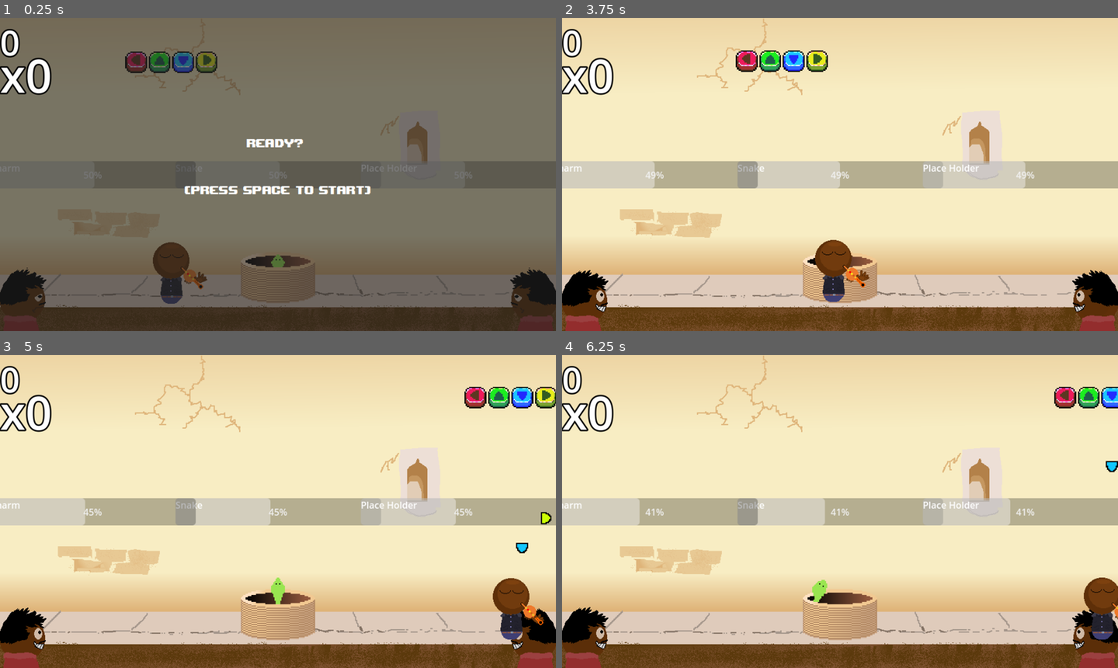
Above: before the commit, frames 1-4 (two rows, left to right).
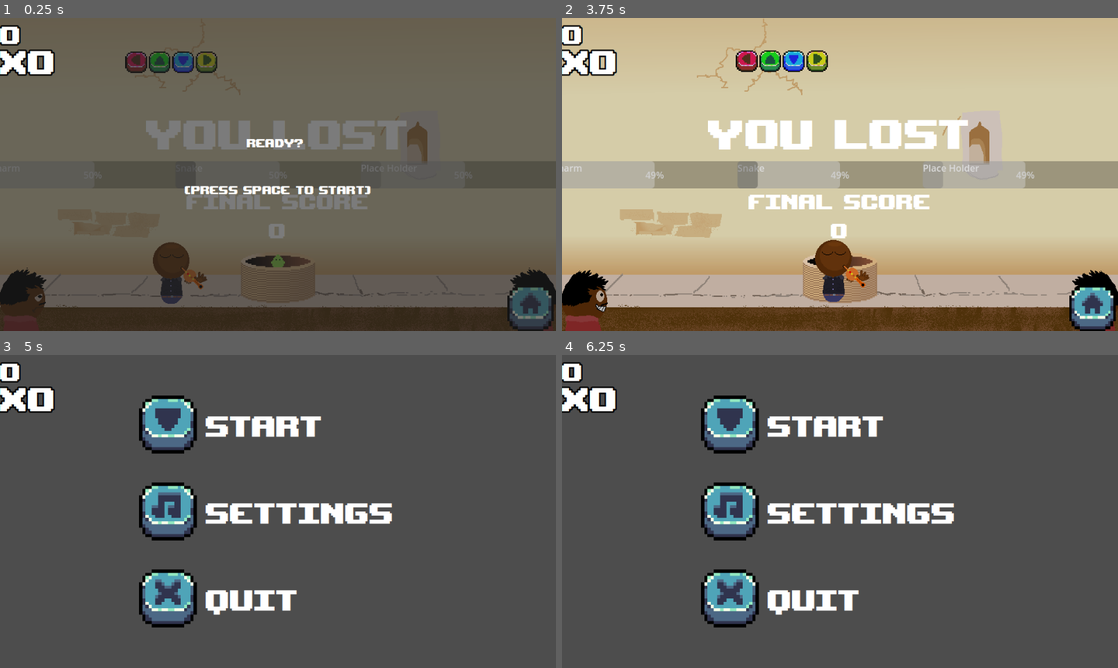
Above: after the commit, the same moments.

Repository: K0RIS/WinterMelonJam2023
Game: Godot game, scene res://assets/scenes/Levels/LevelTwo.tscn
Two runs of this game, one before a commit and one after it. Both use one fixed random seed, a clock stepped at 60 frames per second and the inputs below. This scene is started directly instead of the project's main scene. Sound files missing from this copy of the repository are replaced by a short silence.
Inputs (mouse positions are in pixels of both pictures, inside the frame that each line leads up to):
- Up to frame 1 (0.25 s): no input
- Up to frame 2 (3.75 s): tap Space (Start_Level) at 0.5, 0.6, 1.35, 2, 2.1, 2.85, 3.5, 3.6 s; hold D (move_right) 0.53-2.03 s; tap Enter (ui_accept) at 0.77, 1.25, 1.52, 2.75, 3.02 s; hold Left (left) 2.03-2.78 s; hold D (move_right) from 2.78 s (still down)
- Up to frame 3 (5 s): tap Enter (ui_accept) at 3.77 s; release D (move_right) at 4.25 s; click (528, 646) at 4.27 s
- Up to frame 4 (6.25 s): hold Left (left) 5.03-5.78 s; tap Space (Start_Level) at 5.1, 5.85 s; tap Enter (ui_accept) at 5.27 s; hold D (move_right) from 5.78 s (still down)

The runs differ from the first frame. In frame 1, 2.4% of the frame differs, in the area x 0-100%, y 2-100%; in frame 2, 89%; in frame 3, 100%; in frame 4, 100%, in the area x 0-100%, y 0-100%.

Commit message:
Snake Damage on mistake

Diff:
--- a/assets/scenes/EnvironmentalAreas.tscn
+++ b/assets/scenes/EnvironmentalAreas.tscn
@@ -23,7 +23,7 @@
 [node name="Snake" parent="Node2D/SnakeArea" instance=ExtResource("2_gsgy3")]
 position = Vector2(0, 106)
 
-[node name="SnakeMeter" type="ProgressBar" parent="Node2D/SnakeArea"]
+[node name="SnakeMeter" type="ProgressBar" parent="Node2D/SnakeArea" groups=["SnakeMeter"]]
 anchors_preset = 8
 anchor_left = 0.5
 anchor_top = 0.5
--- a/assets/scenes/LevelBase.tscn
+++ b/assets/scenes/LevelBase.tscn
@@ -1,10 +1,11 @@
-[gd_scene load_steps=11 format=3 uid="uid://d10fviu00m7jp"]
+[gd_scene load_steps=12 format=3 uid="uid://d10fviu00m7jp"]
 
 [ext_resource type="Script" path="res://assets/scripts/LevelBase.gd" id="1_02c7m"]
 [ext_resource type="PackedScene" uid="uid://bvlt82ssfcm2m" path="res://ready_up_screen.tscn" id="2_edh7w"]
 [ext_resource type="PackedScene" uid="uid://cvbr3f3sf14b3" path="res://assets/scenes/SnakeCharmer.tscn" id="3_mo7sc"]
 [ext_resource type="Texture2D" uid="uid://m8afyailm271" path="res://assets/sprites/streetBG.png" id="3_ysgir"]
 [ext_resource type="PackedScene" uid="uid://dl8tbmqlmed3s" path="res://assets/scenes/EnvironmentalAreas.tscn" id="4_05wpu"]
+[ext_resource type="PackedScene" uid="uid://cc4ymdswqj1ln" path="res://assets/scenes/LoseScreen.tscn" id="6_qypl3"]
 
 [sub_resource type="WorldBoundaryShape2D" id="WorldBoundaryShape2D_6vlu4"]
 normal = Vector2(0, 1)
@@ -24,7 +25,6 @@
 script = ExtResource("1_02c7m")
 
 [node name="ReadyUpScreen" parent="." instance=ExtResource("2_edh7w")]
-visible = true
 
 [node name="TextureRect" type="TextureRect" parent="."]
 custom_minimum_size = Vector2(960, 540)
@@ -71,6 +71,11 @@
 position = Vector2(296, 433)
 metadata/_edit_group_ = true
 
+[node name="LoseScreen" parent="." instance=ExtResource("6_qypl3")]
+visible = false
+
+[connection signal="snake_lose" from="EnvironmentalAreas" to="." method="_on_environmental_areas_snake_lose"]
+[connection signal="died" from="SnakeCharmer" to="." method="_on_snake_charmer_died"]
 [connection signal="finished" from="SnakeCharmer/Node/RhythmGame/PrincipalTrack" to="." method="_on_principal_track_finished"]
 
 [editable path="EnvironmentalAreas"]
--- a/assets/scenes/Levels/LevelTwo.tscn
+++ b/assets/scenes/Levels/LevelTwo.tscn
@@ -1,12 +1,14 @@
-[gd_scene load_steps=13 format=3 uid="uid://b8343w584wu4f"]
+[gd_scene load_steps=15 format=3 uid="uid://b8343w584wu4f"]
 
 [ext_resource type="Script" path="res://assets/scripts/LevelBase.gd" id="1_jnefg"]
 [ext_resource type="PackedScene" uid="uid://bvlt82ssfcm2m" path="res://ready_up_screen.tscn" id="2_plavf"]
 [ext_resource type="Texture2D" uid="uid://m8afyailm271" path="res://assets/sprites/streetBG.png" id="3_uj8rw"]
 [ext_resource type="PackedScene" uid="uid://dl8tbmqlmed3s" path="res://assets/scenes/EnvironmentalAreas.tscn" id="4_auyje"]
 [ext_resource type="PackedScene" uid="uid://cvbr3f3sf14b3" path="res://assets/scenes/SnakeCharmer.tscn" id="5_ukpc3"]
-[ext_resource type="AudioStream" uid="uid://f4dc2uposfq5" path="res://assets/sound/music/level_two/Level_3_Normal.mp3" id="6_c0gba"]
-[ext_resource type="AudioStream" uid="uid://byfwtxwd8ei3t" path="res://assets/sound/music/level_two/Level_3_Combo.mp3" id="7_p1slb"]
+[ext_resource type="AudioStream" uid="uid://cdw35jnjyujwg" path="res://assets/sound/music/level_two/Final_Principal.ogg" id="6_v5447"]
+[ext_resource type="AudioStream" uid="uid://bxy5wjund6ow1" path="res://assets/sound/music/level_two/Final_Ney.ogg" id="7_0d6pu"]
+[ext_resource type="AudioStream" uid="uid://becyjpwbwq2hs" path="res://assets/sound/music/level_two/Final_Combo.ogg" id="8_6y3iv"]
+[ext_resource type="PackedScene" uid="uid://cc4ymdswqj1ln" path="res://assets/scenes/LoseScreen.tscn" id="9_4xrr3"]
 
 [sub_resource type="WorldBoundaryShape2D" id="WorldBoundaryShape2D_6vlu4"]
 normal = Vector2(0, 1)
@@ -26,7 +28,6 @@
 script = ExtResource("1_jnefg")
 
 [node name="ReadyUpScreen" parent="." instance=ExtResource("2_plavf")]
-visible = true
 
 [node name="TextureRect" type="TextureRect" parent="."]
 custom_minimum_size = Vector2(960, 540)
@@ -73,14 +74,19 @@
 position = Vector2(296, 433)
 metadata/_edit_group_ = true
 
+[node name="RhythmGame" parent="SnakeCharmer/Node" index="0"]
+bpm = 165.0
+
 [node name="PrincipalTrack" parent="SnakeCharmer/Node/RhythmGame" index="0"]
-stream = ExtResource("6_c0gba")
+stream = ExtResource("6_v5447")
 
 [node name="FluteTrack" parent="SnakeCharmer/Node/RhythmGame" index="1"]
-stream = ExtResource("6_c0gba")
+stream = ExtResource("7_0d6pu")
 
 [node name="ComboTrack" parent="SnakeCharmer/Node/RhythmGame" index="2"]
-stream = ExtResource("7_p1slb")
+stream = ExtResource("8_6y3iv")
+
+[node name="LoseScreen" parent="." instance=ExtResource("9_4xrr3")]
 
 [connection signal="finished" from="SnakeCharmer/Node/RhythmGame/PrincipalTrack" to="." method="_on_principal_track_finished"]
 
--- /dev/null
+++ b/assets/scenes/LoseScreen.tscn
@@ -0,0 +1,96 @@
+[gd_scene load_steps=6 format=3 uid="uid://cc4ymdswqj1ln"]
+
+[ext_resource type="Script" path="res://assets/scripts/LoseScreen.gd" id="1_27tja"]
+[ext_resource type="Texture2D" uid="uid://dplk4kucvjwiy" path="res://assets/UiAsset/cyan_square_3.png" id="1_l1y0f"]
+[ext_resource type="Texture2D" uid="uid://b6brbbhb8byv2" path="res://assets/UiAsset/cyan_pressed_square_2.png" id="2_a10ka"]
+[ext_resource type="Theme" uid="uid://dfq23uexcywtw" path="res://assets/scenes/PixelFont.tres" id="2_bs1rf"]
+[ext_resource type="AudioStream" uid="uid://cdu5g04g7epqy" path="res://assets/sound/SoundEffects/Menu_Select.wav" id="4_crcii"]
+
+[node name="LoseScreen" type="Control"]
+layout_mode = 3
+anchors_preset = 15
+anchor_right = 1.0
+anchor_bottom = 1.0
+grow_horizontal = 2
+grow_vertical = 2
+script = ExtResource("1_27tja")
+
+[node name="ColorRect" type="ColorRect" parent="."]
+layout_mode = 1
+anchors_preset = 15
+anchor_right = 1.0
+anchor_bottom = 1.0
+grow_horizontal = 2
+grow_vertical = 2
+color = Color(0, 0, 0, 0.141176)
+
+[node name="CenterContainer" type="CenterContainer" parent="."]
+clip_contents = true
+layout_mode = 1
+anchors_preset = 15
+anchor_right = 1.0
+anchor_bottom = 1.0
+grow_horizontal = 2
+grow_vertical = 2
+
+[node name="VBoxContainer" type="VBoxContainer" parent="CenterContainer"]
+layout_mode = 2
+
+[node name="RichTextLabel" type="RichTextLabel" parent="CenterContainer/VBoxContainer"]
+layout_mode = 2
+size_flags_horizontal = 4
+size_flags_vertical = 4
+theme = ExtResource("2_bs1rf")
+theme_override_font_sizes/normal_font_size = 100
+bbcode_enabled = true
+text = "[shake rate=20.0 level=5 connected=1]You Lost[/shake]"
+fit_content = true
+autowrap_mode = 0
+
+[node name="RichTextLabel2" type="RichTextLabel" parent="CenterContainer/VBoxContainer"]
+layout_mode = 2
+size_flags_horizontal = 4
+theme = ExtResource("2_bs1rf")
+theme_override_font_sizes/normal_font_size = 50
+bbcode_enabled = true
+text = "
+Final Score"
+fit_content = true
+autowrap_mode = 0
+
+[node name="RichTextLabel3" type="RichTextLabel" parent="CenterContainer/VBoxContainer"]
+layout_mode = 2
+size_flags_horizontal = 4
+theme = ExtResource("2_bs1rf")
+theme_override_font_sizes/normal_font_size = 50
+bbcode_enabled = true
+text = "0"
+fit_content = true
+autowrap_mode = 0
+
+[node name="Back" type="TextureButton" parent="."]
+texture_filter = 1
+layout_mode = 1
+anchors_preset = 3
+anchor_left = 1.0
+anchor_top = 1.0
+anchor_right = 1.0
+anchor_bottom = 1.0
+offset_left = -84.0
+offset_top = -79.0
+offset_right = -4.0
+offset_bottom = 1.0
+grow_horizontal = 0
+grow_vertical = 0
+texture_normal = ExtResource("1_l1y0f")
+texture_pressed = ExtResource("2_a10ka")
+stretch_mode = 4
+metadata/_edit_group_ = true
+
+[node name="AudioStreamPlayer" type="AudioStreamPlayer" parent="."]
+stream = ExtResource("4_crcii")
+pitch_scale = 0.95
+bus = &"SFX"
+
+[connection signal="button_down" from="Back" to="." method="_on_back_button_down"]
+[connection signal="pressed" from="Back" to="." method="_on_back_pressed"]
--- a/assets/scenes/ScoreManager.tscn
+++ b/assets/scenes/ScoreManager.tscn
@@ -1,6 +1,7 @@
-[gd_scene load_steps=2 format=3 uid="uid://ckl11nu7q51de"]
+[gd_scene load_steps=3 format=3 uid="uid://ckl11nu7q51de"]
 
 [ext_resource type="Script" path="res://assets/scripts/ScoreManager.gd" id="1_7kqd2"]
+[ext_resource type="Theme" uid="uid://dfq23uexcywtw" path="res://assets/scenes/PixelFont.tres" id="2_gorxp"]
 
 [node name="Ui" type="CanvasLayer"]
 script = ExtResource("1_7kqd2")
@@ -15,34 +16,36 @@
 grow_horizontal = 2
 size_flags_horizontal = 4
 size_flags_vertical = 1
+theme = ExtResource("2_gorxp")
 theme_override_colors/font_outline_color = Color(0, 0, 0, 1)
 theme_override_constants/outline_size = 10
 theme_override_font_sizes/font_size = 40
 
 [node name="VBoxContainer" type="VBoxContainer" parent="."]
 custom_minimum_size = Vector2(500, 0)
-offset_right = 127.0
-offset_bottom = 55.0
-theme_override_constants/separation = -40
+offset_right = 500.0
+offset_bottom = 126.0
+theme_override_constants/separation = -17
 
 [node name="Score" type="RichTextLabel" parent="VBoxContainer"]
 layout_mode = 2
+theme = ExtResource("2_gorxp")
 theme_override_colors/font_outline_color = Color(0, 0, 0, 1)
 theme_override_constants/outline_size = 10
 theme_override_font_sizes/normal_font_size = 60
 bbcode_enabled = true
-text = "[shake rate=20.0 level=5 connected=1]0[/shake]"
 fit_content = true
 autowrap_mode = 0
 
 [node name="Combo" type="RichTextLabel" parent="VBoxContainer"]
 layout_mode = 2
+theme = ExtResource("2_gorxp")
 theme_override_colors/font_outline_color = Color(0, 0, 0, 1)
 theme_override_constants/outline_size = 10
 theme_override_font_sizes/normal_font_size = 80
 bbcode_enabled = true
-text = "[shake rate=20.0 level=5 connected=1]x0[/shake]"
 fit_content = true
+autowrap_mode = 0
 
 [node name="WrongNotePlayer" type="AudioStreamPlayer2D" parent="."]
 bus = &"SFX"
--- a/assets/scenes/Snake.tscn
+++ b/assets/scenes/Snake.tscn
@@ -1,6 +1,7 @@
-[gd_scene load_steps=205 format=3 uid="uid://br3n44tptuhlc"]
+[gd_scene load_steps=206 format=3 uid="uid://br3n44tptuhlc"]
 
 [ext_resource type="Texture2D" uid="uid://rxkkfhnfw6lp" path="res://assets/sprites/basket.png" id="1_whn1f"]
+[ext_resource type="Script" path="res://assets/scripts/Snake.gd" id="2_mgocm"]
 
 [sub_resource type="AtlasTexture" id="AtlasTexture_s6aks"]
 atlas = ExtResource("1_whn1f")
@@ -1454,10 +1455,15 @@
 "speed": 23.0
 }]
 
-[node name="Snake" type="AnimatedSprite2D"]
+[node name="Snake" type="AnimatedSprite2D" groups=["snake"]]
 scale = Vector2(2, 2)
 sprite_frames = SubResource("SpriteFrames_cv6j7")
 animation = &"2"
 autoplay = "1"
+script = ExtResource("2_mgocm")
+
+[node name="HitTimer" type="Timer" parent="."]
+wait_time = 0.25
 
 [connection signal="animation_finished" from="." to="." method="_on_animation_finished"]
+[connection signal="timeout" from="HitTimer" to="." method="_on_hit_timer_timeout"]
--- a/assets/scenes/SnakeCharmer.tscn
+++ b/assets/scenes/SnakeCharmer.tscn
@@ -368,9 +368,8 @@
 }
 autoplay = "float"
 
-[node name="HitEffect" type="AudioStreamPlayer" parent="."]
+[node name="HitEffect" type="AudioStreamPlayer2D" parent="."]
 stream = ExtResource("4_8tfmi")
-bus = &"SFX"
 
 [connection signal="area_shape_entered" from="HitBox" to="." method="_on_hit_box_area_shape_entered"]
 [connection signal="area_shape_exited" from="HitBox" to="." method="_on_hit_box_area_shape_exited"]
--- a/assets/scenes/main_menu.tscn
+++ b/assets/scenes/main_menu.tscn
@@ -410,16 +410,6 @@
 theme_override_font_sizes/font_size = 50
 text = "Level 2"
 
-[node name="Label3" type="Label" parent="Level Ui"]
-layout_mode = 2
-offset_left = 348.0
-offset_top = 340.0
-offset_right = 578.0
-offset_bottom = 409.0
-theme = ExtResource("10_hk0rq")
-theme_override_font_sizes/font_size = 50
-text = "Level 3"
-
 [node name="VBoxContainer" type="VBoxContainer" parent="Level Ui"]
 layout_mode = 1
 anchors_preset = 15
@@ -442,13 +432,6 @@
 stretch_mode = 4
 
 [node name="Level2" type="TextureButton" parent="Level Ui/VBoxContainer"]
-texture_filter = 1
-layout_mode = 2
-texture_normal = ExtResource("2_1onor")
-texture_pressed = ExtResource("3_76isd")
-stretch_mode = 4
-
-[node name="Level3" type="TextureButton" parent="Level Ui/VBoxContainer"]
 texture_filter = 1
 layout_mode = 2
 texture_normal = ExtResource("2_1onor")
@@ -472,5 +455,3 @@
 [connection signal="pressed" from="Level Ui/VBoxContainer/level1" to="Level Ui" method="_on_level_1_pressed"]
 [connection signal="button_down" from="Level Ui/VBoxContainer/Level2" to="." method="SoundEffect"]
 [connection signal="pressed" from="Level Ui/VBoxContainer/Level2" to="Level Ui" method="_on_level_2_pressed"]
-[connection signal="button_down" from="Level Ui/VBoxContainer/Level3" to="." method="SoundEffect"]
-[connection signal="pressed" from="Level Ui/VBoxContainer/Level3" to="Level Ui" method="_on_level_3_pressed"]
--- a/assets/scenes/rock.tscn
+++ b/assets/scenes/rock.tscn
@@ -1,10 +1,10 @@
 [gd_scene load_steps=4 format=3 uid="uid://b3eeq7btimrnc"]
 
 [ext_resource type="Script" path="res://assets/scripts/rock.gd" id="1_lkiy0"]
-[ext_resource type="Texture2D" uid="uid://bpfha3lprcahi" path="res://assets/sprites/rock.png" id="2_phpxs"]
+[ext_resource type="Texture2D" uid="uid://bpfha3lprcahi" path="res://assets/sprites/rock.png" id="2_ip3of"]
 
 [sub_resource type="CircleShape2D" id="CircleShape2D_fjk73"]
-radius = 18.1108
+radius = 24.0208
 
 [node name="Rock" type="Node2D"]
 script = ExtResource("1_lkiy0")
@@ -18,9 +18,7 @@
 debug_color = Color(0.611765, 0.419608, 0.862745, 0.419608)
 
 [node name="Sprite2D" type="Sprite2D" parent="."]
-position = Vector2(0, 2)
-scale = Vector2(0.75, 0.75)
-texture = ExtResource("2_phpxs")
+texture = ExtResource("2_ip3of")
 
 [node name="Timer" type="Timer" parent="."]
 wait_time = 4.0
--- a/assets/scripts/EnvironmentalAreas.gd
+++ b/assets/scripts/EnvironmentalAreas.gd
@@ -9,8 +9,10 @@
 
 @onready var snake = $Node2D/SnakeArea/Snake
 
+signal snake_lose
+
 func _on_snake_meter_bar_empty():
-	pass # Replace with function body.
+	emit_signal("snake_lose")
 
 
 func _on_charm_meter_bar_empty():
--- a/assets/scripts/Level Ui.gd
+++ b/assets/scripts/Level Ui.gd
@@ -16,7 +16,7 @@
 
 
 func _on_level_2_pressed():
-	pass # Replace with function body.
+	get_tree().change_scene_to_file("res://assets/scenes/Levels/LevelTwo.tscn")
 
 
 func _on_level_3_pressed():
--- a/assets/scripts/LevelBase.gd
+++ b/assets/scripts/LevelBase.gd
@@ -1,6 +1,7 @@
 extends Node
 
 @onready var snake_charmer = $SnakeCharmer
+@onready var lose_screen = $LoseScreen
 
 func _ready():
 	start_game()
@@ -10,3 +11,15 @@
 	ScoreManager.score.text = "0"
 	ScoreManager.combo.text = "x0"
 	snake_charmer.rhythm_game.start_track()
+
+
+
+func _on_environmental_areas_snake_lose():
+	print("snake death")
+
+
+func _on_snake_charmer_died():
+	$EnvironmentalAreas/RockThrower.StopTimer()
+	$EnvironmentalAreas/RockThrower2.StopTimer()
+	ScoreManager.visible = false
+	lose_screen.visible = true
--- /dev/null
+++ b/assets/scripts/LoseScreen.gd
@@ -0,0 +1,10 @@
+extends Control
+
+@onready var final_score = $CenterContainer/VBoxContainer/RichTextLabel3
+
+func _on_back_button_down():
+	$AudioStreamPlayer.play()
+	get_tree().change_scene_to_file("res://assets/scenes/main_menu.tscn")
+
+func _process(delta):
+	final_score.text = str(ScoreManager.current_score)
--- a/assets/scripts/Player.gd
+++ b/assets/scripts/Player.gd
@@ -62,7 +62,6 @@
 
 func  CheckHealth():
 	if CurrentHealth <= 0:
-		print("you lost due lost of health")
 		emit_signal("died")
 
 func _on_hit_timer_timeout():
--- a/assets/scripts/RhythmGame.gd
+++ b/assets/scripts/RhythmGame.gd
@@ -22,9 +22,9 @@
 signal beat
 
 func get_faster():
-	$PrincipalTrack.pitch_scale += 0.25
-	$FluteTrack.pitch_scale += 0.25
-	$ComboTrack.pitch_scale += 0.25
+	$PrincipalTrack.pitch_scale += 0.5
+	$FluteTrack.pitch_scale += 0.5
+	$ComboTrack.pitch_scale += 0.5
 	ScoreManager.speed_mult_scalar = $PrincipalTrack.pitch_scale
 
 
@@ -33,6 +33,10 @@
 	flute_track.play(start)
 	combo_track.play(start)
 
+func stop_track():
+	principal_track.stop()
+	flute_track.stop()
+	combo_track.stop()
 
 # Called when the node enters the scene tree for the first time.
 func _ready():
--- a/assets/scripts/ScoreManager.gd
+++ b/assets/scripts/ScoreManager.gd
@@ -51,12 +51,17 @@
 	AudioServer.set_bus_volume_db(bus_indices.Combo, _combo_volume_db)
 
 func break_combo():
+	for meter in get_tree().get_nodes_in_group("SnakeMeter"):
+		meter.value -= 5
+	for snake in get_tree().get_nodes_in_group("snake"):
+		snake.on_hit()
+
 	if current_combo >= 10 and _target_combo_volume_db == 0:
 		wrong_note_player.stream = WRONG_NOTE[9]
 		wrong_note_player.play()
 
 	current_combo = 0
-	combo.text = "x" + str(current_combo)
+	combo.text = str(current_combo)
 	score.text = str(current_score)
 	_target_combo_volume_db = -80
 	AudioServer.set_bus_mute(bus_indices.Ney, true)
--- /dev/null
+++ b/assets/scripts/Snake.gd
@@ -0,0 +1,11 @@
+extends AnimatedSprite2D
+
+@onready var hit_timer = $HitTimer
+
+func on_hit():
+	hit_timer.start(0.0)
+	modulate = Color(1, 0.25, 0.25)
+
+
+func _on_hit_timer_timeout():
+	modulate = Color(1, 1, 1)
--- a/ready_up_screen.tscn
+++ b/ready_up_screen.tscn
@@ -95,8 +95,8 @@
 anchors_preset = 15
 anchor_right = 1.0
 anchor_bottom = 1.0
-offset_right = 5760.0
-offset_bottom = 3143.86
+offset_right = 7680.0
+offset_bottom = 4223.86
 grow_horizontal = 2
 grow_vertical = 2
 theme = ExtResource("2_m6s3u")
Not shown, changed: assets/sound/music/Wrong/Wrong_1.wav.import
Not shown, changed: assets/sound/music/Wrong/Wrong_2.wav.import
Not shown, changed: assets/sound/music/Wrong/Wrong_3.wav.import
Not shown, changed: assets/sound/music/Wrong/Wrong_4.wav.import
Not shown, changed: assets/sound/music/Wrong/Wrong_5.wav.import
Not shown, changed: assets/sound/music/Wrong/Wrong_6.wav.import
Not shown, changed: assets/sound/music/Wrong/Wrong_7.wav.import
Not shown, changed: assets/sound/music/Wrong/Wrong_8.wav.import
Not shown, added: assets/sound/music/level_two/Final_Combo.ogg.import
Not shown, added: assets/sound/music/level_two/Final_Ney.ogg.import
Not shown, added: assets/sound/music/level_two/Final_Principal.ogg.import
Not shown, removed: assets/sound/music/level_two/Level_3_Combo.mp3.import
(and 8 more such lines)
